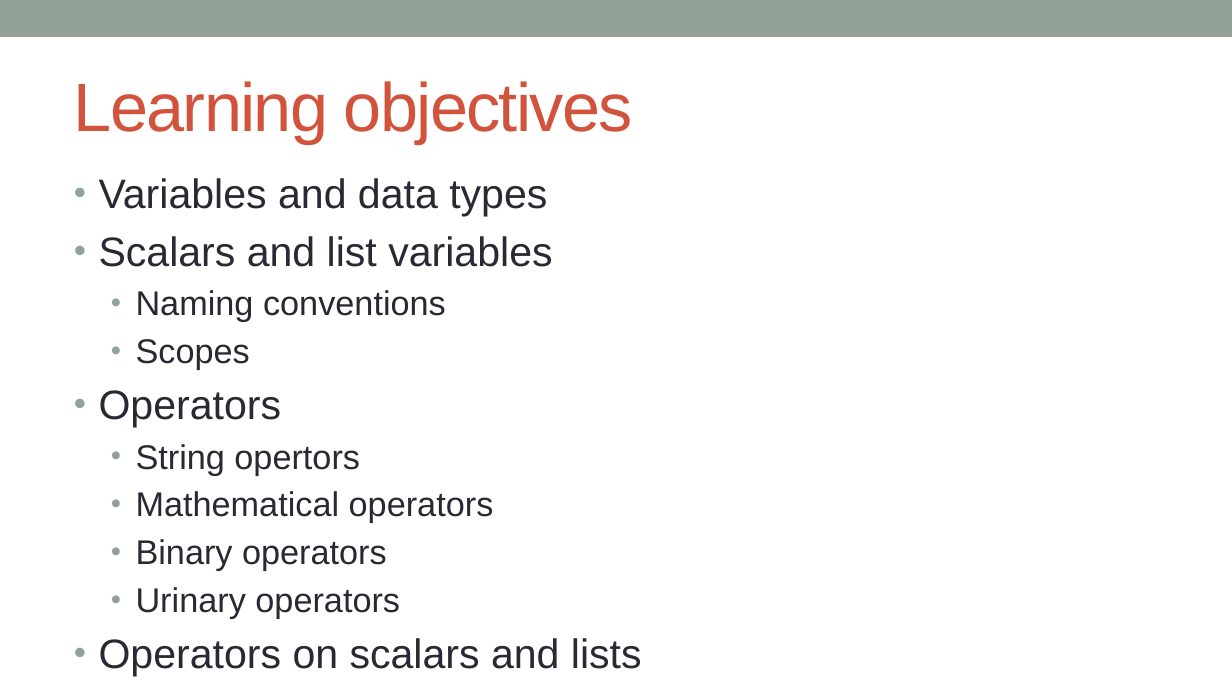
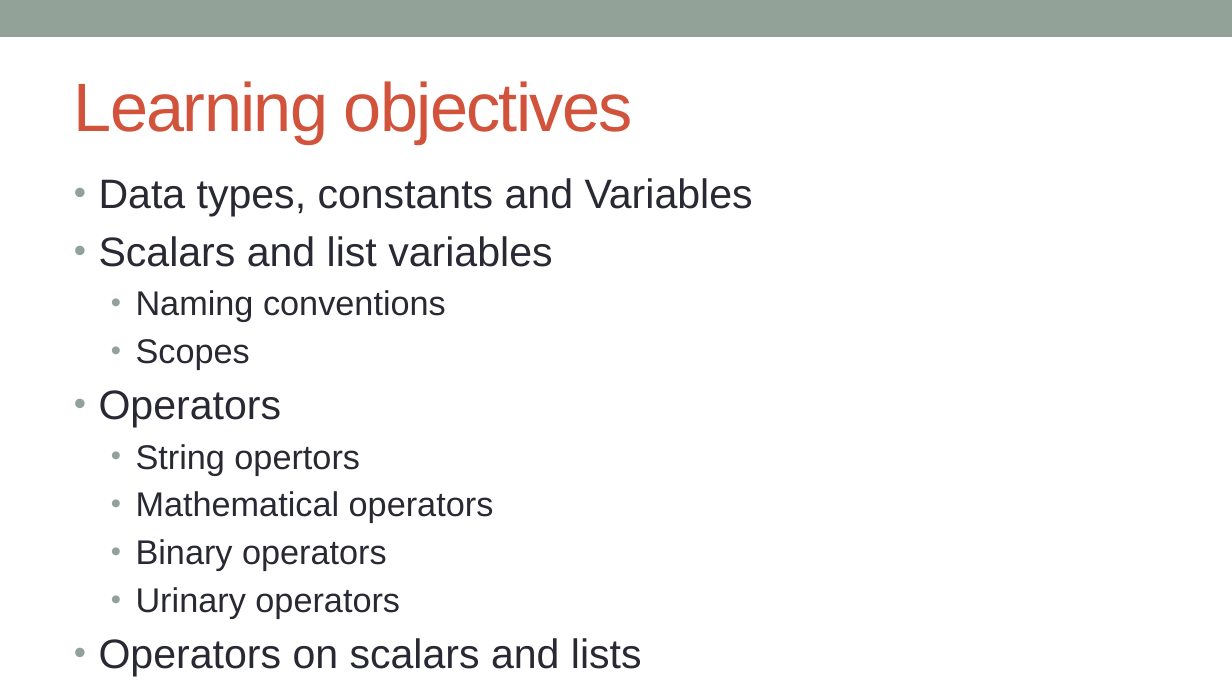
Before and after one commit to kanhu-pcr-code/bioinfo-PERL-course, a slide deck: slide 2 of PPTs/Variables and operators.pptx. Drawn at 1232x693 pixels with LibreOffice and Linux fonts; fonts in the diff are those of the drawing. Boxes give left, top, right and bottom in pixels: in the first picture for what was removed or moved away, otherwise in the second. Text is boxed around its words. In the diff, an @@ line names an element or a change of style, - is before the commit and + after.

```diff
--- a/PPTs/Variables and operators.pptx
+++ b/PPTs/Variables and operators.pptx
@@ text at (99,178,753,217): text changed @@
-• Variables and data types
+• Data types, constants and Variables
```
Also in this commit, not shown: 7 slides added, 8 other files.
